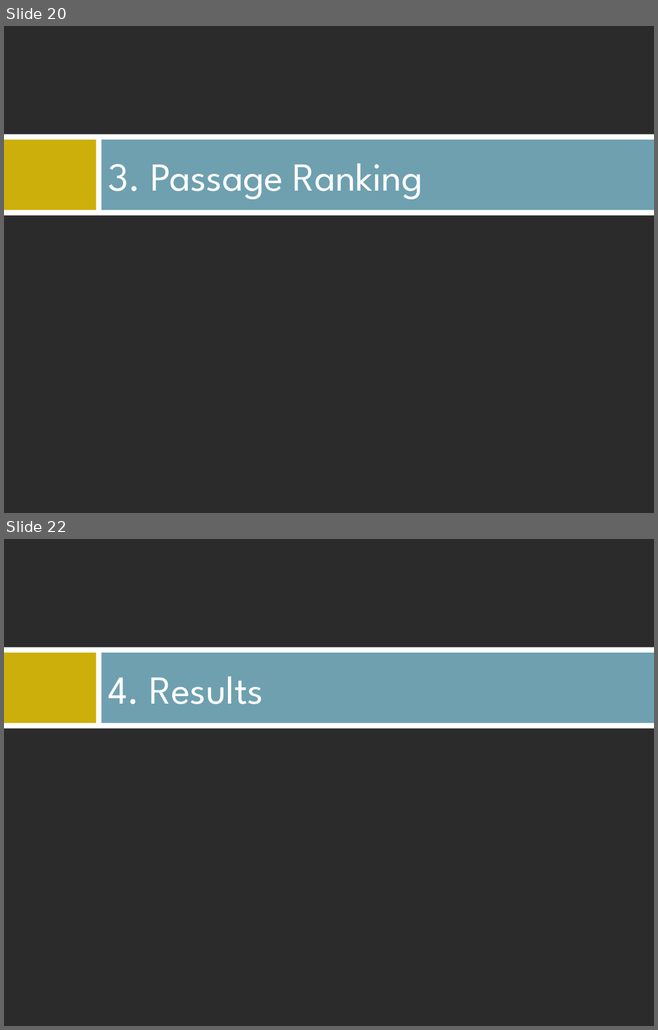
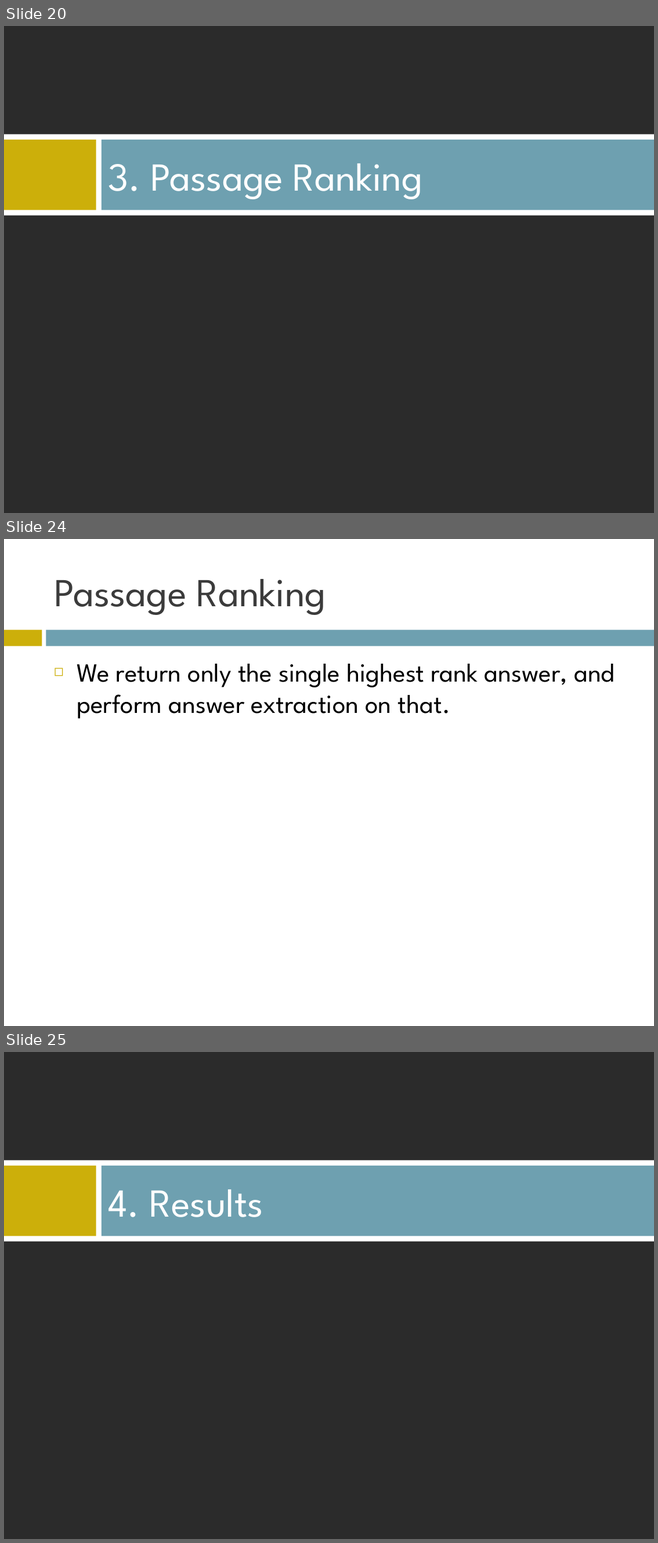
Before and after one commit to AndrewFM/NLPFinal, a slide deck: QA Presentation.ppt. Shown one above the other, each under a label of ours: slides 20 and 22 before the commit, slides 20, 24 and 25 after it; the slides between them are not shown. The pictures are 658x1030 and 658x1543 pixels, drawn with LibreOffice and Linux fonts; fonts in the diff are those of the drawing; background and template pictures are left out; a plain dark background stands for a picture behind light text. Boxes give left, top, right and bottom in pixels: in the first picture for what was removed or moved away, otherwise in the second. Text is boxed around its words. In the diff, an @@ line names an element or a change of style, - is before the commit and + after.

```diff
--- a/QA Presentation.ppt
+++ b/QA Presentation.ppt
@@ slide 24 added at (4,539,654,1026), background #FFFFFF @@
@@ title added at (54,579,326,615), 44 pt, text #3B3B3B @@
+Passage Ranking
@@ rectangle added at (4,630,42,646), fill #CCAF0A @@
@@ rectangle added at (46,630,654,646), fill #6EA0B0 @@
@@ text added at (76,664,614,719), 29 pt, text #000000 @@
+◻ We return only the single highest rank answer, and perform answer extraction on that.
@@ what was slide 22 is now slide 25 @@
```
Also in this commit, not shown: 1 slide changed, 2 other slides added.
